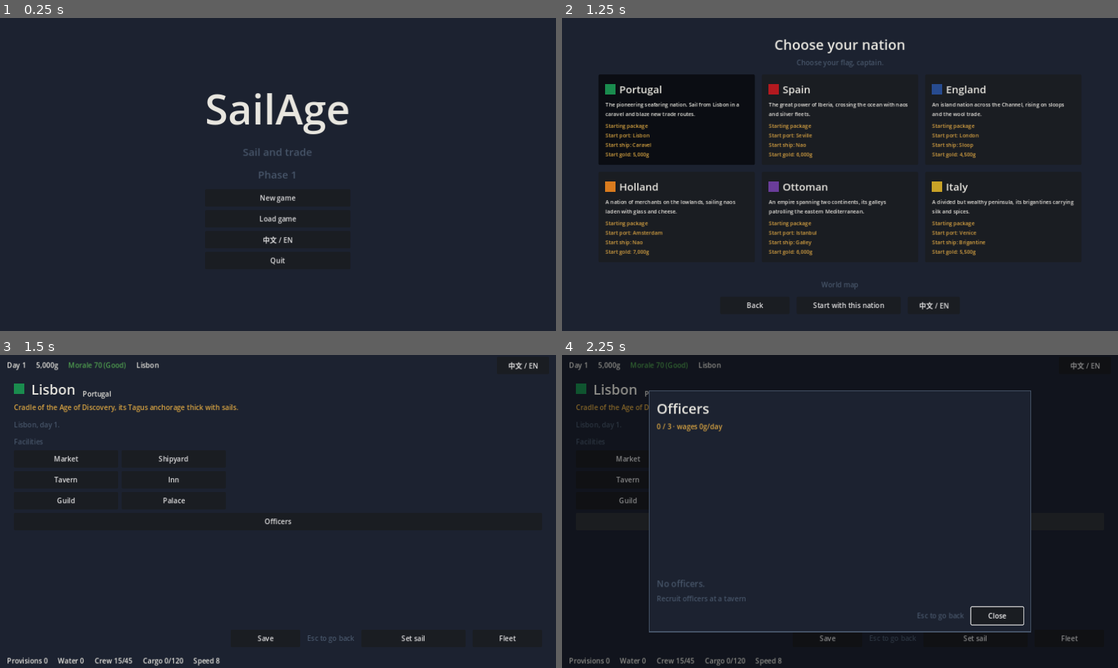
Above: before the commit, frames 1-4 (two rows, left to right).
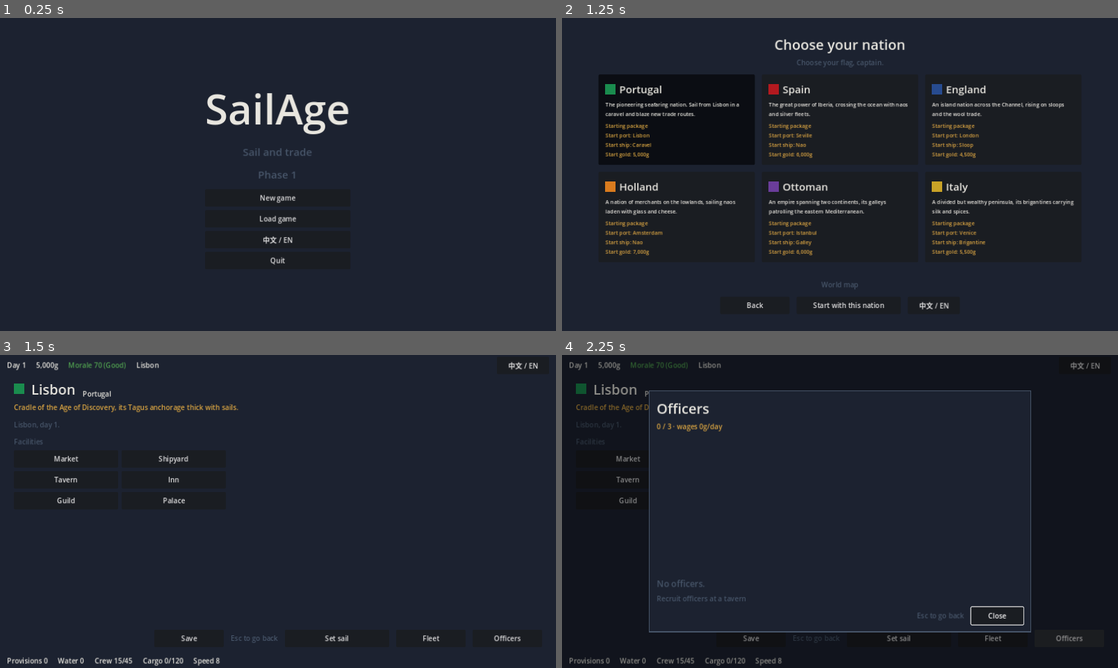
Above: after the commit, the same moments.

Repository: foodfix/SailAge
Game: Godot game, scene res://scenes/title/title_screen.tscn
The game is run twice, just before and just after one commit, with the same random seed, the same clock (stepped at 60 frames per second) and the same inputs.
Inputs:
- Up to frame 1 (0.25 s): no input
- Up to frame 2 (1.25 s): click "New game" at 0.5 s
- Up to frame 3 (1.5 s): click "Start with this nation" at 1.25 s
- Up to frame 4 (2.25 s): click "Officers" at 2 s

Frames 1-2 are identical in both runs. In frame 3, 0.4% of the frame differs, in the area x 32-94%, y 52-92%; in frame 4, 0.3%.

Commit message:
fix: move the Officers entry point to the S4 footer, beside Fleet
The S18 roster is a modal over S4 (like S15), so it belongs with the footer
modal buttons, not in the facility column — the full-width row under
公会/王宫 read as a seventh facility and stretched across the screen.

- 80-* 4.6.2: entry point pinned as the footer (beside Fleet), with the rule
  that the facility column is reserved for rows that leave S4 for a screen;
  adds the S4 --Officers--> S18 edge to the 4.2 navigation graph
- port_screen: Officers is a footer Button after Fleet, wired like Fleet;
  disabled when nothing is docked (same rule as Save / Set Sail)
- the dynamic Row_Officers facility row and its builder are removed
- tests: both entry-point checks re-anchored to the footer button, asserting
  it shares the footer with Fleet and sits immediately after it

Suites 31 / 5,353 checks green; validator 0; boot clean.

Diff:
--- a/scenes/port/port_screen.gd
+++ b/scenes/port/port_screen.gd
@@ -108,6 +108,7 @@
 @onready var _facility_rows: VBoxContainer = $Layout/VBox/Facilities/Rows
 @onready var _set_sail_button: Button = $Layout/VBox/Footer/SetSail
 @onready var _fleet_button: Button = $Layout/VBox/Footer/Fleet
+@onready var _officers_button: Button = $Layout/VBox/Footer/Officers
 
 @onready var _save_button: Button = $Layout/VBox/Footer/Save
 @onready var _esc_hint: Label = $Layout/VBox/Footer/EscHint
@@ -135,10 +136,6 @@
 ## `id:phase|…` snapshot of the data the rows were built from; a bind whose
 ## signature differs rebuilds them ([method _sync_facility_rows]).
 var _rows_signature: String = ""
-## The Phase-5 S18 row appended after the data-driven facility rows (§4.6.2
-## "opened from S4's facility list"). It carries no `facility_id` meta, so it is
-## not a facility and never disturbs the §4.1 order the tests pin.
-var _officers_row: Button = null
 
 
 func _ready() -> void:
@@ -154,6 +151,10 @@
 	# T18: one footer row that opens the fleet/cargo panel (docs/20 §4.10).
 	_fleet_button.custom_minimum_size.y = PaletteLib.BUTTON_H
 	_fleet_button.pressed.connect(open_fleet_panel)
+	# Phase-5: the S18 officers roster is a modal over S4 like the fleet panel,
+	# so it sits in the same footer row (docs/80-* §4.6.2 "entry point (locked)").
+	_officers_button.custom_minimum_size.y = PaletteLib.BUTTON_H
+	_officers_button.pressed.connect(open_officers_panel)
 
 	# T17 (docs/80-* §4.6): the S4 Save row. `F5` works on any screen but is
 	# only *allowed* in port; this row is the discoverable entry point.
@@ -390,8 +391,8 @@
 	return get_node_or_null("ProvisionsDialog")
 
 
-## Opens the S18 officers panel (docs/80-* §4.6.2). The `O` key and the
-## `port.officers` facility-style footer row both call this.
+## Opens the S18 officers panel (docs/80-* §4.6.2). The `O` key, the footer
+## `Officers` button and the character panel's button all call this.
 func open_officers_panel() -> Control:
 	var panel := get_node_or_null("OfficersPanel")
 	if panel == null:
@@ -415,10 +416,10 @@
 	return get_node_or_null("OfficersPanel")
 
 
-## The S4 facility-list row that opens the S18 officers roster (§4.6.2), or null
-## when nothing is docked.
+## The S4 footer button that opens the S18 officers roster (§4.6.2). Always
+## present (the footer is built by the scene, not per-port), like `Fleet`.
 func officers_row() -> Button:
-	return _officers_row
+	return _officers_button
 
 
 ## Why the fleet may not leave port, as a `ui_strings.json` key (`""` = may
@@ -511,8 +512,7 @@
 		})
 	_set_sail_button.text = I18n.t_key("port.set_sail")
 	_fleet_button.text = I18n.t_key("fleet.title")
-	if _officers_row != null:
-		_officers_row.text = I18n.t_key("officers.title")
+	_officers_button.text = I18n.t_key("officers.title")
 	_facility_heading.text = I18n.t_key("port.facilities")
 
 	# T17: docs/80-* §4.6 "Save: available only at port". The row lives on S4,
@@ -525,6 +525,9 @@
 	# Nothing to leave when not docked (standalone load): the button stays
 	# visible for layout but disabled, so no input can start a bogus route.
 	_set_sail_button.disabled = port.is_empty()
+	# Same rule as Set Sail: no run docked (standalone load) means no roster to
+	# show, so the footer button greys out instead of opening an empty panel.
+	_officers_button.disabled = port.is_empty()
 	_sync_facility_rows(port)
 	rebound.emit()
 
@@ -629,27 +632,7 @@
 				"port.closed_bounty" if closed else FACILITY_STUB_KEY)
 		_row_buttons[facility_id] = button
 		_row_ids.append(facility_id)
-	_append_officers_row(port)
-
-
-## Adds the S18 officers roster row after the facility rows (docs/80-* §4.6.2
-## "opened from S4's facility list"). It is deliberately **not** a facility: no
-## `facility_id` meta, no phase, no `facility_requested` — the roster is a modal
-## over S4, not a screen swap. Absent when nothing is docked (standalone load),
-## because the hub renders no rows at all then.
-func _append_officers_row(port: Dictionary) -> void:
-	_officers_row = null
-	if port.is_empty():
-		return
-	var button := Button.new()
-	button.name = "Row_Officers"
-	button.text = I18n.t_key("officers.title")
-	button.disabled = GameState.player.is_empty()
-	button.custom_minimum_size = Vector2(240, PaletteLib.BUTTON_H)
-	button.set_meta("officers_row", true)
-	button.pressed.connect(open_officers_panel)
-	_facility_rows.add_child(button)
-	_officers_row = button
+
 
 
 func _clear_facility_rows() -> void:
@@ -658,7 +641,6 @@
 		child.queue_free()
 	_row_buttons.clear()
 	_row_ids.clear()
-	_officers_row = null
 
 
 ## Re-labels every rendered row from its stored key, keeping the stub note for
--- a/scenes/port/port_screen.tscn
+++ b/scenes/port/port_screen.tscn
@@ -123,6 +123,11 @@
 layout_mode = 2
 text = "Fleet"
 
+[node name="Officers" type="Button" parent="Layout/VBox/Footer"]
+custom_minimum_size = Vector2(160, 40)
+layout_mode = 2
+text = "Officers"
+
 [node name="HUD" parent="." instance=ExtResource("2_hud")]
 layout_mode = 3
 anchors_preset = 15
--- a/tools/test_officers.gd
+++ b/tools/test_officers.gd
@@ -477,13 +477,15 @@
 	_check(not panel.is_open(), "`O` closes it again")
 
 	var row: Button = hub.officers_row()
-	_check(row != null, "S4's facility list has an Officers row (entry point 2)")
+	_check(row != null, "S4's footer has an Officers button (entry point 2)")
 	if row != null:
 		_check(row.text == I18n.t_key("officers.title"),
-			"the row is localised (%s)" % row.text)
+			"the button is localised (%s)" % row.text)
+		_check(row.get_parent().name == "Footer",
+			"the button lives in the footer, beside Fleet (§4.6.2)")
 		row.pressed.emit()
 		await tree.process_frame
-		_check(panel.is_open(), "the facility-list row opens the panel")
+		_check(panel.is_open(), "the footer Officers button opens the panel")
 		panel.close()
 
 	# The character panel's button (entry point 3, §4.6.2).
--- a/tools/test_port_hub.gd
+++ b/tools/test_port_hub.gd
@@ -1001,23 +1001,29 @@
 	_check(not panel.is_open(), "`O` closes it again (§4.3 toggle)")
 	_check(not hub.has_modal(), "a closed panel is no longer a modal")
 
-	# The facility-list row (docs/80-* §4.6.2 "opened from S4's facility list").
+	# The footer button beside Fleet (docs/80-* §4.6.2 "entry point (locked)"):
+	# S18 is a modal over S4, so it belongs with the footer modals, not in the
+	# facility column (which is reserved for rows that leave S4 for a screen).
 	var row: Button = hub.officers_row()
-	_check(row != null, "S4's facility list carries an Officers row")
+	_check(row != null, "S4's footer carries an Officers button")
 	if row != null:
 		_check(row.text == I18n.t_key("officers.title"),
-			"the Officers row is localised (%s)" % row.text)
-		_check(row.custom_minimum_size.y == 40.0,
-			"the Officers row uses the 40px button height (§4.8)")
+			"the Officers button is localised (%s)" % row.text)
 		_check(not row.has_meta("facility_id"),
-			"the Officers row is not a facility (no facility_id meta)")
+			"the Officers button is not a facility (no facility_id meta)")
 		_check(not hub.facility_row_ids().has("officers"),
 			"…so it never enters facility_row_ids (§4.1 order is untouched)")
-		_check(row.custom_minimum_size == Vector2(240, 40),
-			"the Officers row matches the facility-row geometry")
+		var fleet_button: Button = hub.get_node("Layout/VBox/Footer/Fleet")
+		_check(row.get_parent() == fleet_button.get_parent(),
+			"the Officers button shares the footer with Fleet")
+		_check(row.get_index() == fleet_button.get_index() + 1,
+			"…and sits immediately after it (%d vs %d)"
+			% [row.get_index(), fleet_button.get_index()])
+		_check(row.custom_minimum_size.y == 40.0,
+			"the Officers button uses the 40px button height (§4.8)")
 		row.pressed.emit()
 		await get_tree().process_frame
-		_check(panel.is_open(), "the Officers row opens the panel")
+		_check(panel.is_open(), "the footer Officers button opens the panel")
 		panel.close()
 
 	# Esc is behind the modal rule: it closes the panel, never Set Sail.
Not shown, changed: docs/80-UI-UX.md
